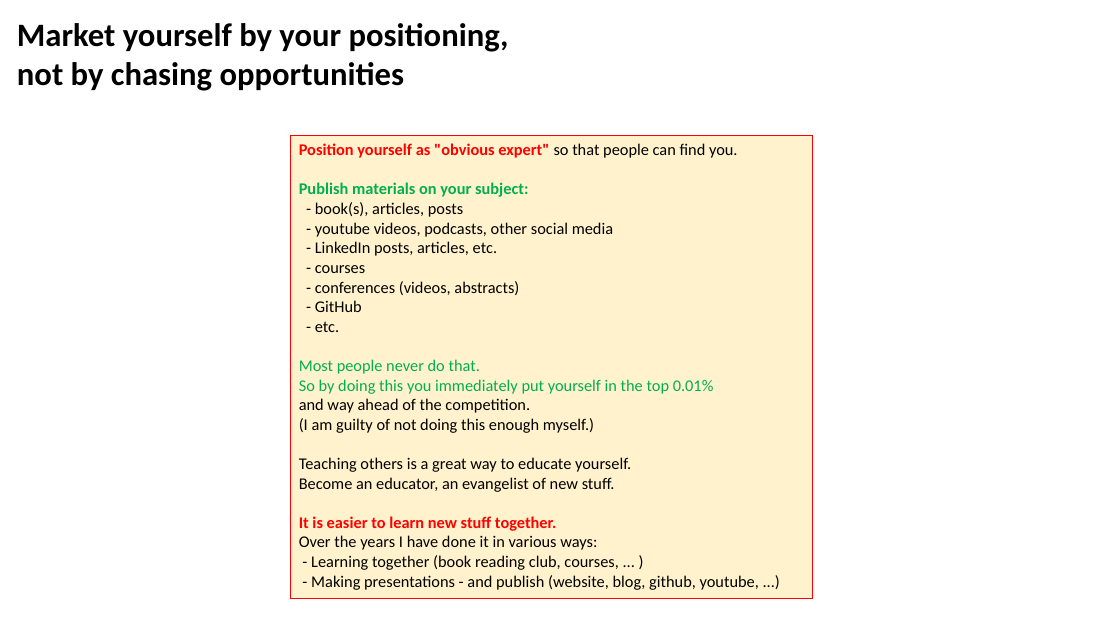
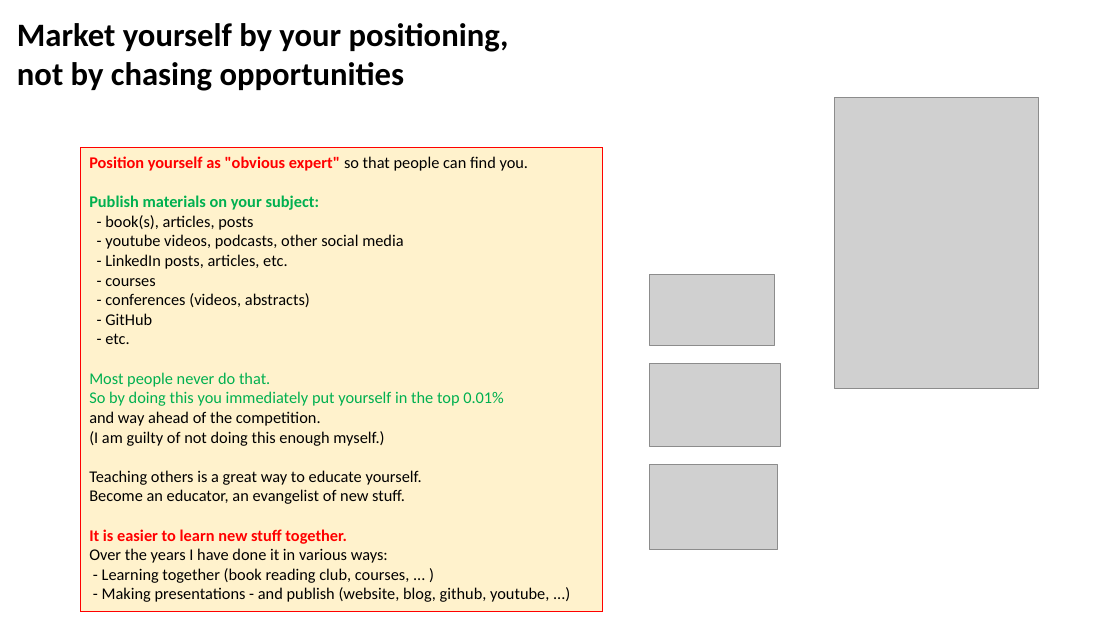
Before and after one commit to lselector/marketing, a slide deck: slide 10 of Job_Searching.pptx. Drawn at 1120x630 pixels with LibreOffice and Linux fonts; fonts in the diff are those of the drawing; grey boxes stand for pictures. Boxes give left, top, right and bottom in pixels: in the first picture for what was removed or moved away, otherwise in the second. Text is boxed around its words. In the diff, an @@ line names an element or a change of style, - is before the commit and + after.

```diff
--- a/Job_Searching.pptx
+++ b/Job_Searching.pptx
@@ picture added at (835, 97, 1039, 389) @@
@@ rectangle "Position yourself as "obvious expert" ...": place and size @@
-rectangle "Position yourself as "obvious expert" ..." at (291, 135, 812, 599)
+rectangle "Position yourself as "obvious expert" ..." at (81, 148, 602, 612)
@@ picture added at (649, 275, 775, 345) @@
@@ picture added at (649, 364, 781, 447) @@
@@ picture added at (649, 465, 778, 549) @@
```
Also in this commit, not shown: 10 other slides changed, 2 slides added.
